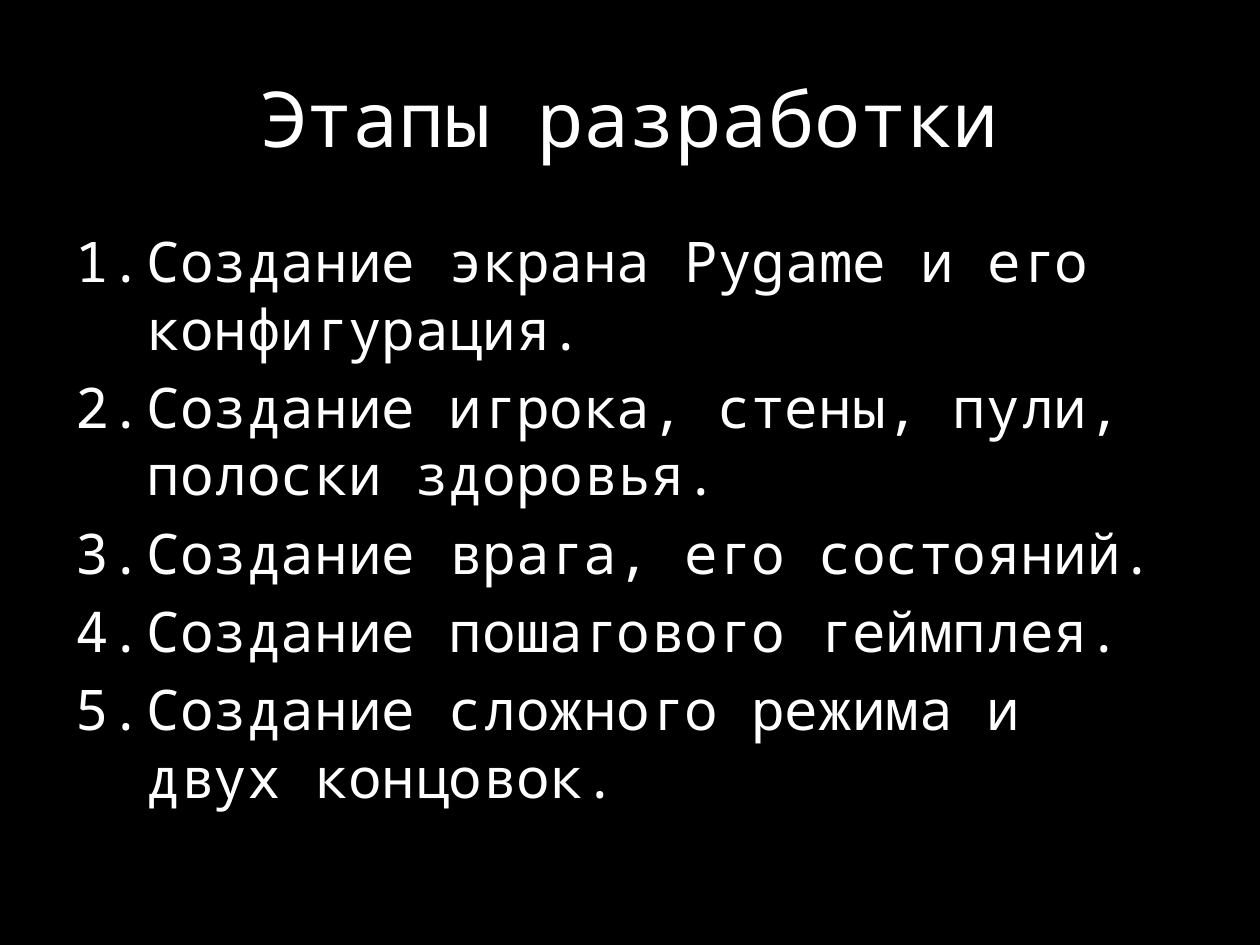
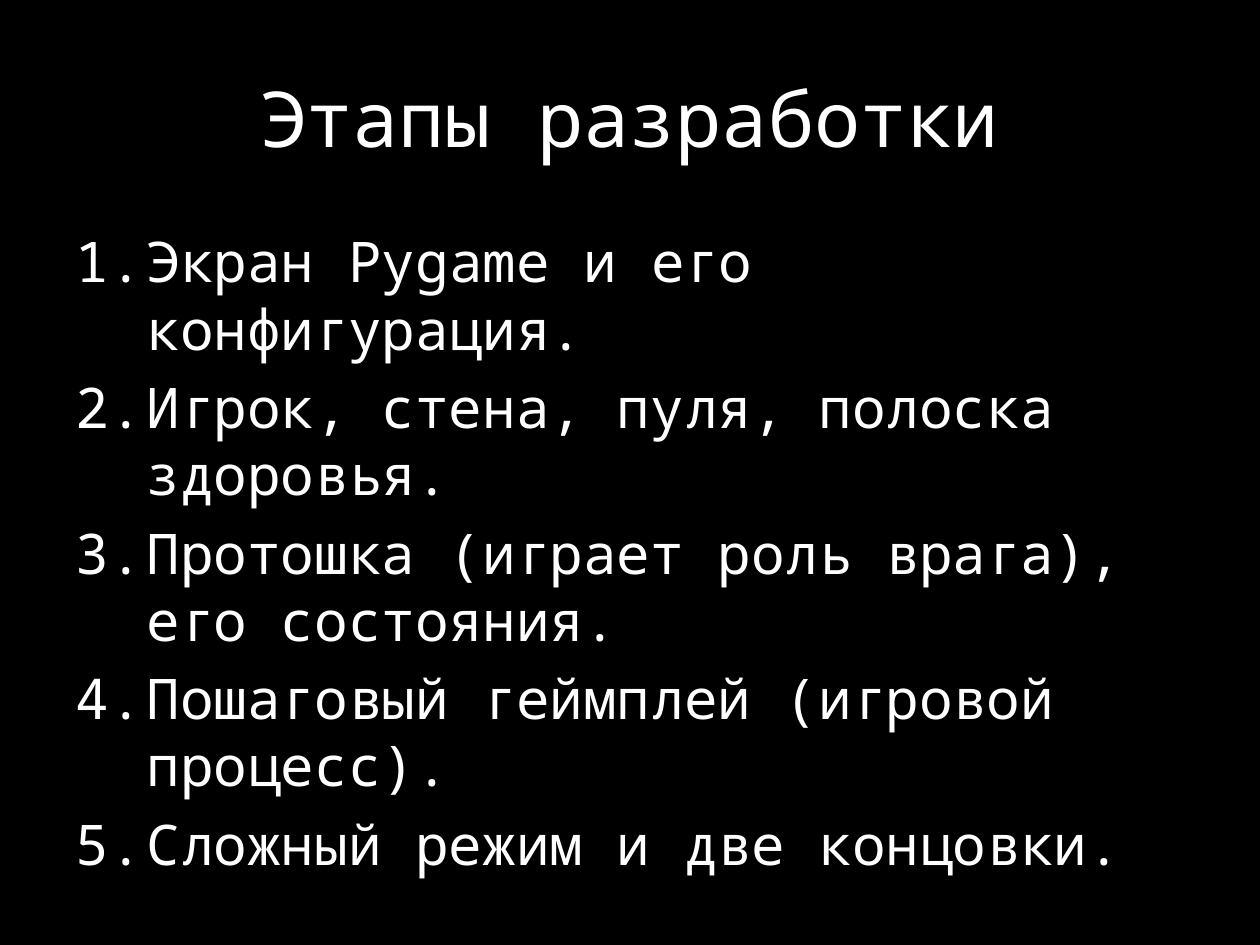
Before and after one commit to Shadow318193/Protontale, a slide deck: slide 6 of Documentation/Презентация.pptx. Drawn at 1260x945 pixels with LibreOffice and Linux fonts; fonts in the diff are those of the drawing. Boxes give left, top, right and bottom in pixels: in the first picture for what was removed or moved away, otherwise in the second. Text is boxed around its words. In the diff, an @@ line names an element or a change of style, - is before the commit and + after.

```diff
--- a/Documentation/Презентация.pptx
+++ b/Documentation/Презентация.pptx
@@ text at (76, 241, 1121, 879): text changed @@
-1. Создание экрана Pygame и его конфигурация.
-2. Создание игрока, стены, пули, полоски здоровья.
-3. Создание врага, его состояний.
-4. Создание пошагового геймплея.
-5. Создание сложного режима и двух концовок.
+1. Экран Pygame и его конфигурация.
+2. Игрок, стена, пуля, полоска здоровья.
+3. Протошка (играет роль врага), его состояния.
+4. Пошаговый геймплей (игровой процесс).
+5. Сложный режим и две концовки.
```
Also in this commit, not shown: 4 other slides changed.
